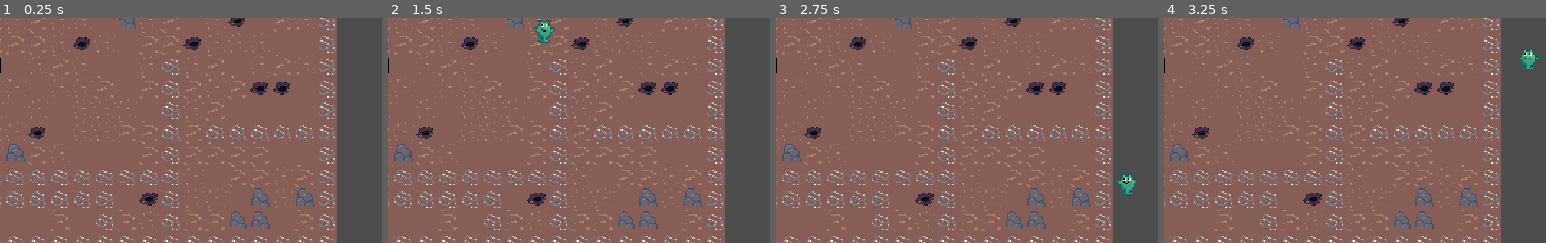
Above: before the commit, frames 1-4 (left to right).
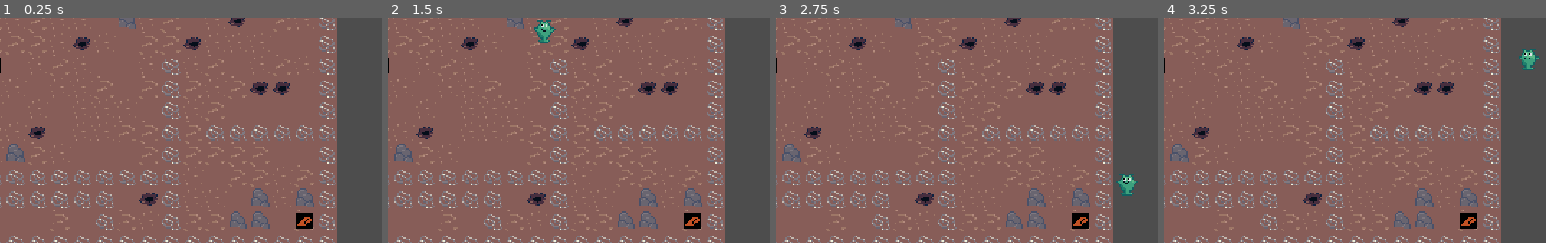
Above: after the commit, the same moments.

Repository: GameAISchool2026members/GloopGloopDelivery
Game: Godot game, scene res://game/game.tscn
The game is run twice, just before and just after one commit, with the same random seed, the same clock (stepped at 60 frames per second) and the same inputs. This scene is started directly instead of the project's main scene.
Inputs (mouse positions are % of the whole screen's width and height, from its top left):
- Up to frame 1 (0.25 s): no input
- Up to frame 2 (1.5 s): tap Enter at 0.5 s; move the mouse to (75, 45) at 0.52 s; hold D (right) 0.53-1.28 s; tap Space (interact) at 0.6, 1.35 s; click (75, 45) at 0.67 s; move the mouse to (31, 55) at 1.27 s; hold S (down) from 1.28 s (still down)
- Up to frame 3 (2.75 s): move the mouse to (63, 28) at 2.02 s; release S (down) at 2.03 s; hold D (right) from 2.03 s (still down); tap Space (interact) at 2.1 s
- Up to frame 4 (3.25 s): tap Space (interact) at 2.75, 2.85 s; move the mouse to (47, 70) at 2.77 s; release D (right) at 2.78 s; hold W (up) from 2.78 s (still down); click (47, 70) at 2.92 s
The pictures show only the part of the screen within x 50-100%, y 50-100%; the shares and areas given below are measured in that part.

The runs differ from the first frame. In frame 1, 0.3% of the frame differs, in the area x 77-82%, y 86-94%; in frame 2, 0.3%; in frame 3, 0.3%; in frame 4, 0.3%.

Commit message:
Removed script ref from gold ore

Diff:
--- a/navigation_demo/objects/gold_ore/gold_ore.tscn
+++ b/navigation_demo/objects/gold_ore/gold_ore.tscn
@@ -1,11 +1,9 @@
 [gd_scene format=3 uid="uid://bdcpdpi5ui2q1"]
 
 [ext_resource type="Texture2D" uid="uid://bwnyfmjautqub" path="res://navigation_demo/objects/gold_ore/gold_ore_sprite.tres" id="1_dvcvf"]
-[ext_resource type="PackedScene" uid="uid://cvho23v7566dm" path="res://environment_demo/interactable.tscn" id="1_f3x5x"]
-[ext_resource type="Script" uid="uid://dppd40c7tqhob" path="res://navigation_demo/objects/gold_ore/gold_ore.gd" id="1_srbq2"]
+[ext_resource type="PackedScene" uid="uid://rnw6vjamikjk" path="res://players/human/interactable.tscn" id="1_f3x5x"]
 
 [node name="GoldOre" type="Node2D" unique_id=521397584]
-script = ExtResource("1_srbq2")
 
 [node name="Interactable" parent="." unique_id=1305297039 groups=["gold"] instance=ExtResource("1_f3x5x")]
 
